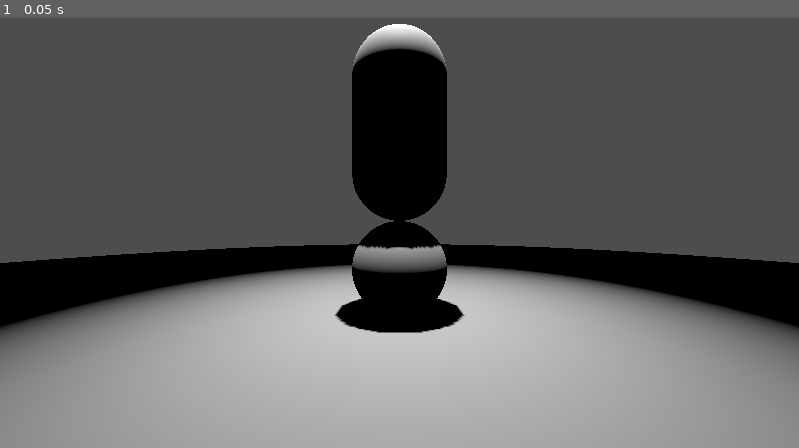
Above: before the commit, frame 1.
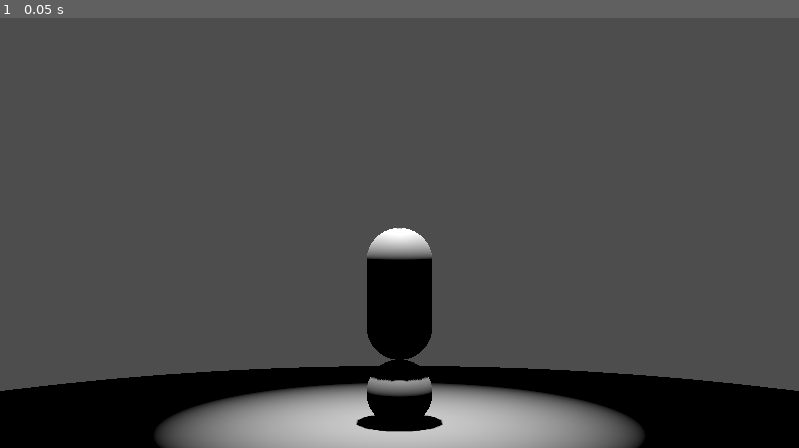
Above: after the commit, the same moment.

Repository: joseph-wardle/cute-clown-simulator
Game: Godot game, scene res://levels/stage/stage.tscn
Two runs of this game, one before a commit and one after it. Both use one fixed random seed, a clock stepped at 60 frames per second and the inputs below. Before the commit the project has no main scene; this scene is started directly in both runs.
Inputs:
- Up to frame 1 (0.05 s): no input

The runs differ from the first frame. In frame 1, 45% of the frame differs, in the area x 0-100%, y 1-100%.

Commit message:
camera change
changed the camera and the floor position

Diff:
--- a/levels/stage/stage.tscn
+++ b/levels/stage/stage.tscn
@@ -10,10 +10,13 @@
 [node name="Stage" type="Node3D"]
 
 [node name="MeshInstance3D" type="MeshInstance3D" parent="."]
+transform = Transform3D(1, 0, 0, 0, 1, 0, 0, 0, 1, 0, 0, 4.27118)
 mesh = SubResource("CylinderMesh_3r3al")
 
 [node name="Camera3D" type="Camera3D" parent="."]
-transform = Transform3D(1, 0, 0, 0, 1, 0, 0, 0, 1, 0, 0.973085, 3.12058)
+transform = Transform3D(1, 0, 0, 0, 1, 0, 0, 0, 1, 0, 3.0645, 14.4627)
+fov = 26.5
+far = 3959.4
 
 [node name="Clown" parent="." instance=ExtResource("1_dkf10")]
 
--- a/project.godot
+++ b/project.godot
@@ -11,6 +11,7 @@
 [application]
 
 config/name="Cute Clown Simulator"
+run/main_scene="res://levels/stage/stage.tscn"
 config/features=PackedStringArray("4.4", "GL Compatibility")
 config/icon="res://icon.svg"
 
